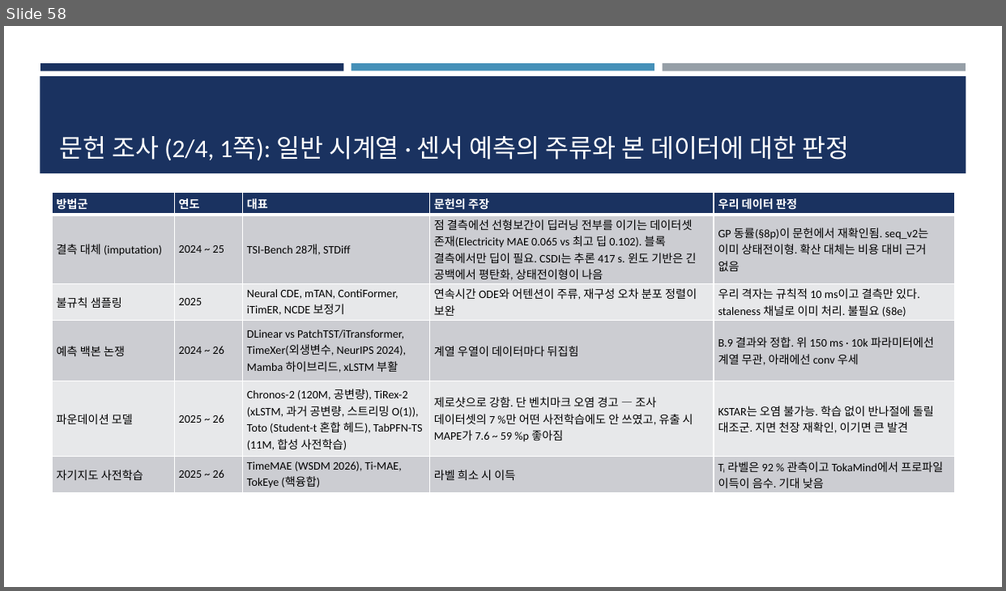
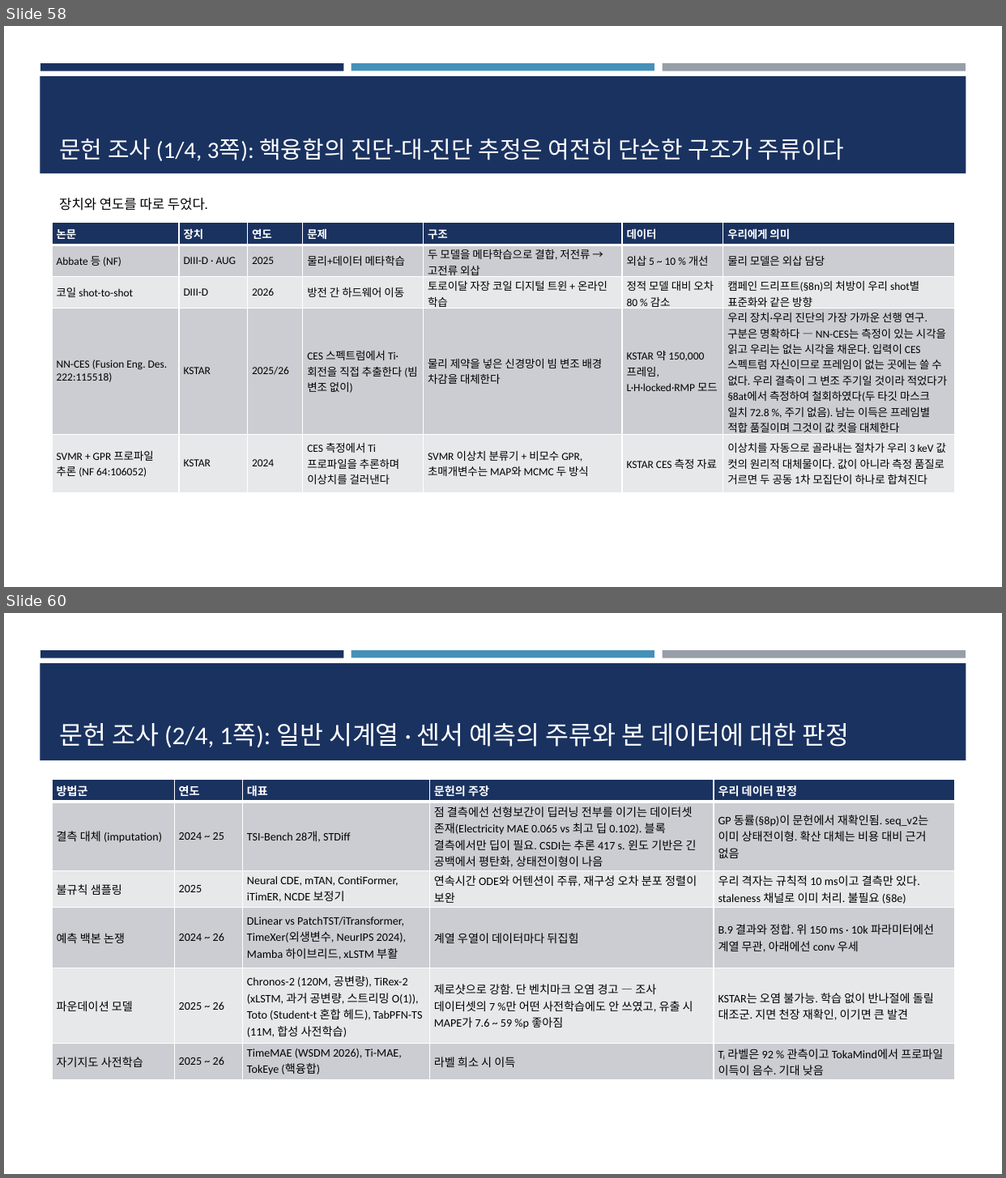
Before and after one commit to iseungsang01/ml-intern-revision, a slide deck: docs/presentation/KSTAR_CES_졸논정리_논문흐름.pptx. Shown one above the other, each under a label of ours: slide 58 before the commit, slides 58 and 60 after it; the slides between them are not shown. The pictures are 1006x591 and 1006x1178 pixels, drawn with LibreOffice and Linux fonts; fonts in the diff are those of the drawing. Boxes give left, top, right and bottom in pixels: in the first picture for what was removed or moved away, otherwise in the second. Text is boxed around its words. In the diff, an @@ line names an element or a change of style, - is before the commit and + after.

Commit message:
Measure whether our CES gaps are the beam-modulation duty cycle - they are not
NN-CES states the instrument fact that KSTAR runs charge exchange spectroscopy off
the modulated main heating beam rather than a dedicated diagnostic beam, and that
its network removes the need for that modulation. Within the hour that had turned
into a sentence in the appendix claiming a modulation-free analysis would shrink our
missingness at the source. That is a mechanism claim about our own data, so it gets
measured before it gets published.

analyze_ces_duty_cycle.py walks all 641 files and asks the question four ways. The
decisive one is mask agreement: a single beam shutter gates the spectrometer, not one
channel of it, so the two target masks would agree nearly always. They agree 72.8% on
the raw NaN masks, and our 3 keV cut moves that by three tenths of a point - the
disagreement is in the delivered data, not in our treatment. The mask autocorrelations
decay smoothly with no ripple, the dominant periods sit at the block envelope scale of
1.5 and 3.0 seconds rather than any duty cycle, and most ion-temperature gaps are
isolated single 10 ms frames.

So the rows we hold are already the background-subtracted, fitted product and the
modulation is folded in upstream. The appendix sentence is demoted from mechanism to
request, and what survives is the useful half: per-frame fit quality replaces the
value-based cut and merges the two co-primary populations. Recorded as section 8at,
with the lesson in PROJECT_KNOWLEDGE, and the tried-model table gains the row.

Decks 70 and 64 slides, FIT WARNING 0, pytest 46 passed.

```diff
--- a/docs/presentation/KSTAR_CES_졸논정리_논문흐름.pptx
+++ b/docs/presentation/KSTAR_CES_졸논정리_논문흐름.pptx
@@ slide 58 added at (4,26,1002,587), background #FFFFFF; not listed: 4 template elements that a slide beside it also shows @@
@@ title added at (59,139,844,161), 22.5 pt, text #FFFFFF @@
+문헌 조사 (1/4, 3쪽): 핵융합의 진단-대-진단 추정은 여전히 단순한 구조가 주류이다
@@ text added at (59,198,208,211), 13 pt, text #000000 @@
+장치와 연도를 따로 두었다.
@@ table added at (52,223,955,493), 5 rows, 7 columns @@
+논문 | 장치 | 연도 | 문제 | 구조 | 데이터 | 우리에게 의미
+Abbate 등 (NF) | DIII-D · AUG | 2025 | 물리+데이터 메타학습 | 두 모델을 메타학습으로 결합, 저전류 → 고전류 외삽 | 외삽 5 ~ 10 % 개선 | 물리 모델은 외삽 담당
+코일 shot-to-shot | DIII-D | 2026 | 방전 간 하드웨어 이동 | 토로이달 자장 코일 디지털 트윈 + 온라인 학습 | 정적 모델 대비 오차 80 % 감소 | 캠페인 드리프트(§8n)의 처방이 우리 shot별 표준화와 같은 방향
+NN-CES (Fusion Eng. Des. 222:115518) | KSTAR | 2025/26 | CES 스펙트럼에서 Ti·회전을 직접 추출한다 (빔 변조 없이) | 물리 제약을 넣은 신경망이 빔 변조 배경 차감을 대체한다 | KSTAR 약 150,000 프레임, L·H·locked·RMP 모드 | 우리 장치·우리 진단의 가장 가까운 선행 연구. 구분은 명확하다 — NN-CES는 측정이 있는 시각을 읽고 우리는 없는 시각을 채운다. 입력이 CES 스펙트럼 자신이므로 프레임이 없는 곳에는 쓸 수 없다. 우리 결측이 그 변조 주기일 것이라 적었다가 §8at에서 측정하여 철회하였다(두 타깃 마스크 일치 72.8 %, 주기 없음). 남는 이득은 프레임별 적합 품질이며 그것이 값 컷을 대체한다
+SVMR + GPR 프로파일 추론 (NF 64:106052) | KSTAR | 2024 | CES 측정에서 Ti 프로파일을 추론하며 이상치를 걸러낸다 | SVMR 이상치 분류기 + 비모수 GPR, 초매개변수는 MAP와 MCMC 두 방식 | KSTAR CES 측정 자료 | 이상치를 자동으로 골라내는 절차가 우리 3 keV 값 컷의 원리적 대체물이다. 값이 아니라 측정 품질로 거르면 두 공동 1차 모집단이 하나로 합쳐진다
@@ what was slide 58 is now slide 60 @@
```
Also in this commit, not shown: 5 slides changed, 1 other slide added, 12 other files.
